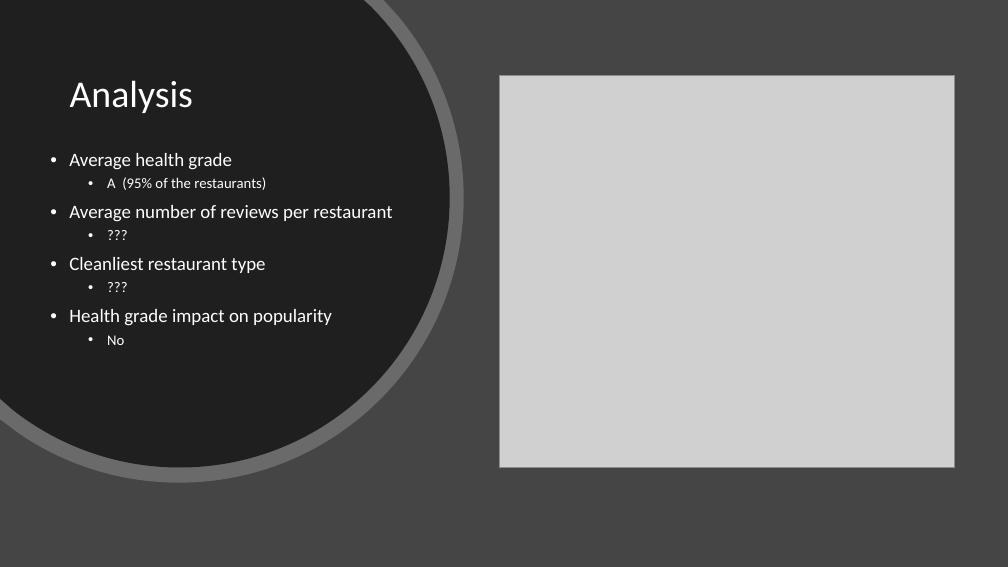
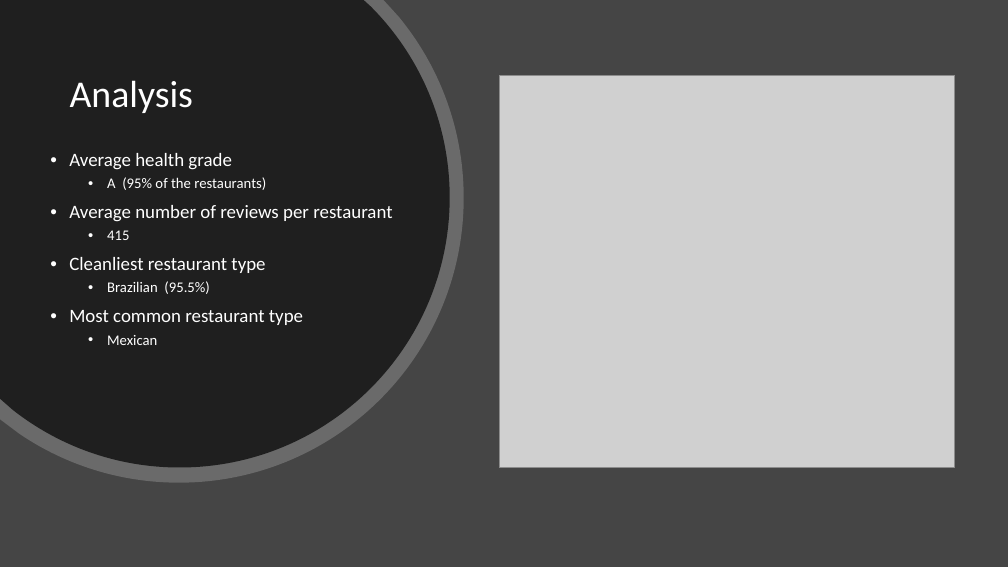
Before and after one commit to ryankchang/project1, a slide deck: slide 10 of GoodEats.pptx. Drawn at 1008x567 pixels with LibreOffice and Linux fonts; fonts in the diff are those of the drawing; grey boxes stand for pictures. Boxes give left, top, right and bottom in pixels: in the first picture for what was removed or moved away, otherwise in the second. Text is boxed around its words. In the diff, an @@ line names an element or a change of style, - is before the commit and + after.

```diff
--- a/GoodEats.pptx
+++ b/GoodEats.pptx
@@ text at [107, 230, 129, 240]: text changed @@
-  • ???
+  • 415
@@ text at [69, 281, 303, 345]: text changed @@
-  • ???
-• Health grade impact on popularity
-  • No
+  • Brazilian (95.5%)
+• Most common restaurant type
+  • Mexican
```
Also in this commit, not shown: 5 other slides changed, 2 slides added.
